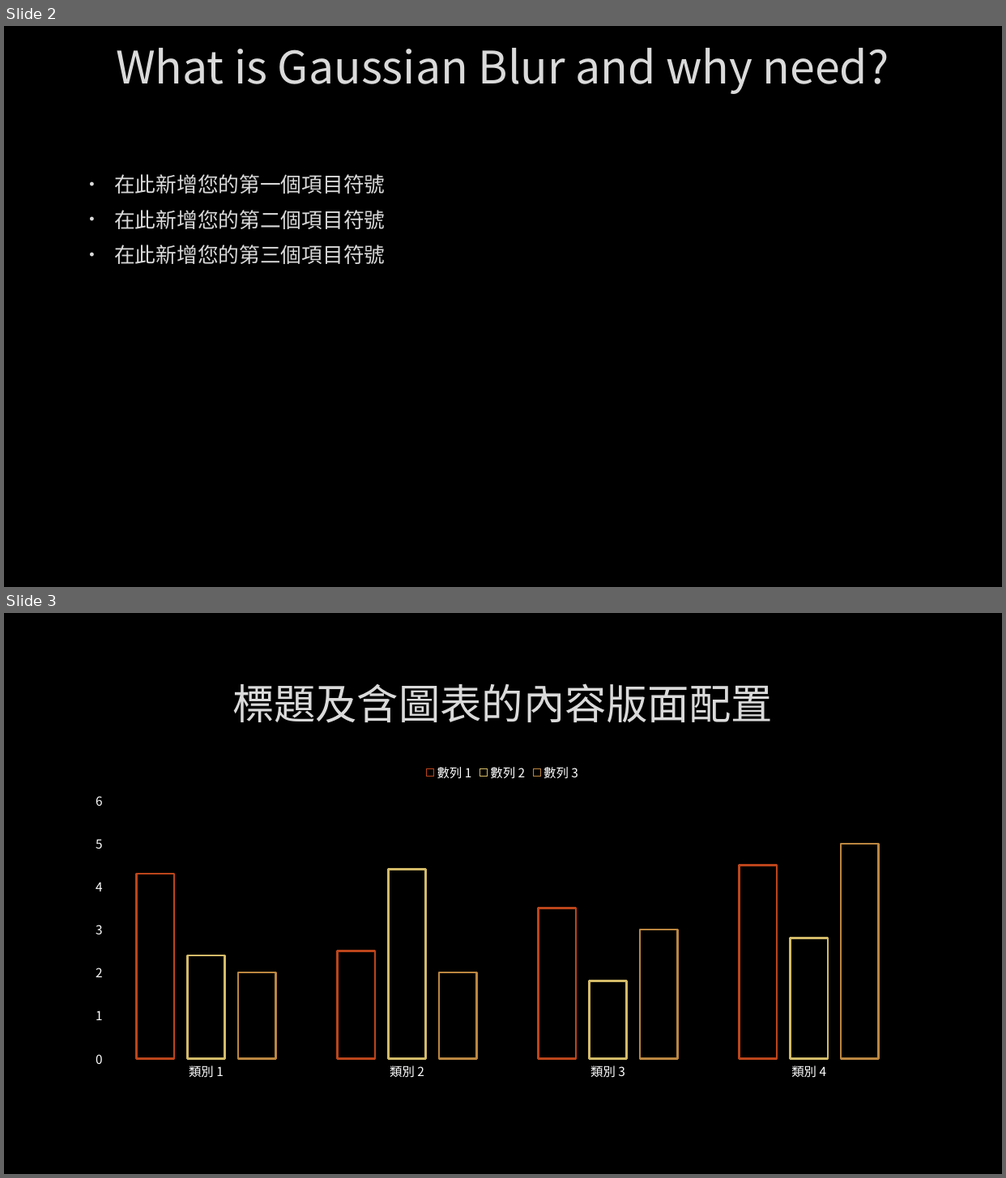
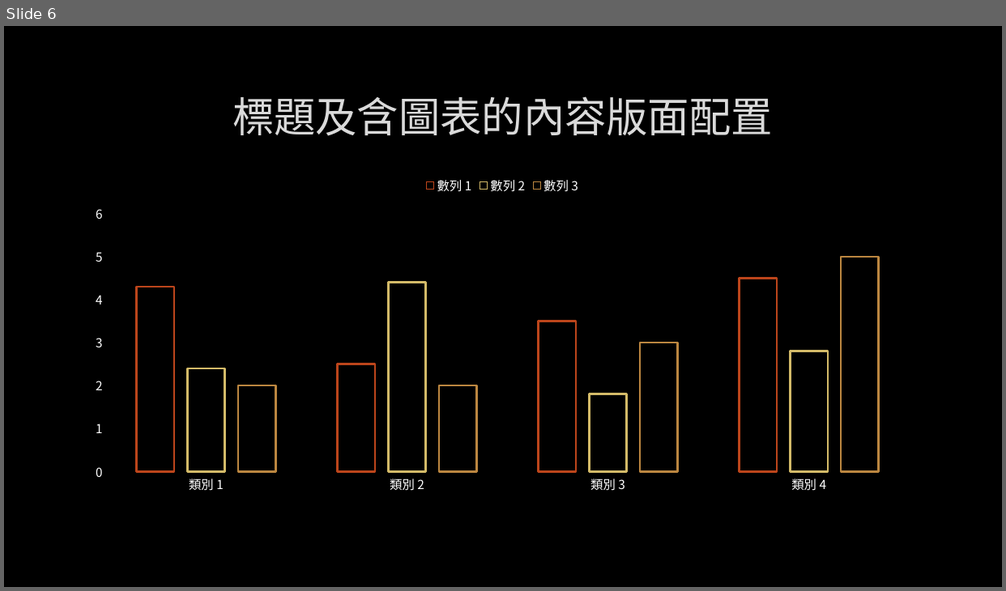
Before and after one commit to Alfons0329/Parallel_Programming_Fall_2018, a slide deck: Final Project/Report.pptx. Shown one above the other, each under a label of ours: slides 2 and 3 before the commit, slide 6 after it. The pictures are 1006x1178 and 1006x591 pixels, drawn with LibreOffice and Linux fonts; fonts in the diff are those of the drawing; background and template pictures are left out. Boxes give left, top, right and bottom in pixels: in the first picture for what was removed or moved away, otherwise in the second. Text is boxed around its words. In the diff, an @@ line names an element or a change of style, - is before the commit and + after.

```diff
--- a/Final Project/Report.pptx
+++ b/Final Project/Report.pptx
@@ slide 2 removed at [4,26,1002,587], background picture (left out) @@
@@ title removed at [116,48,889,94] @@
-What is Gaussian Blur and why need?
@@ text removed at [114,174,385,264] @@
-• 在此新增您的第一個項目符號
-• 在此新增您的第二個項目符號
-• 在此新增您的第三個項目符號
@@ what was slide 3 is now slide 6 @@
```
Also in this commit, not shown: 1 slide changed, 4 slides added, 12 other files.
